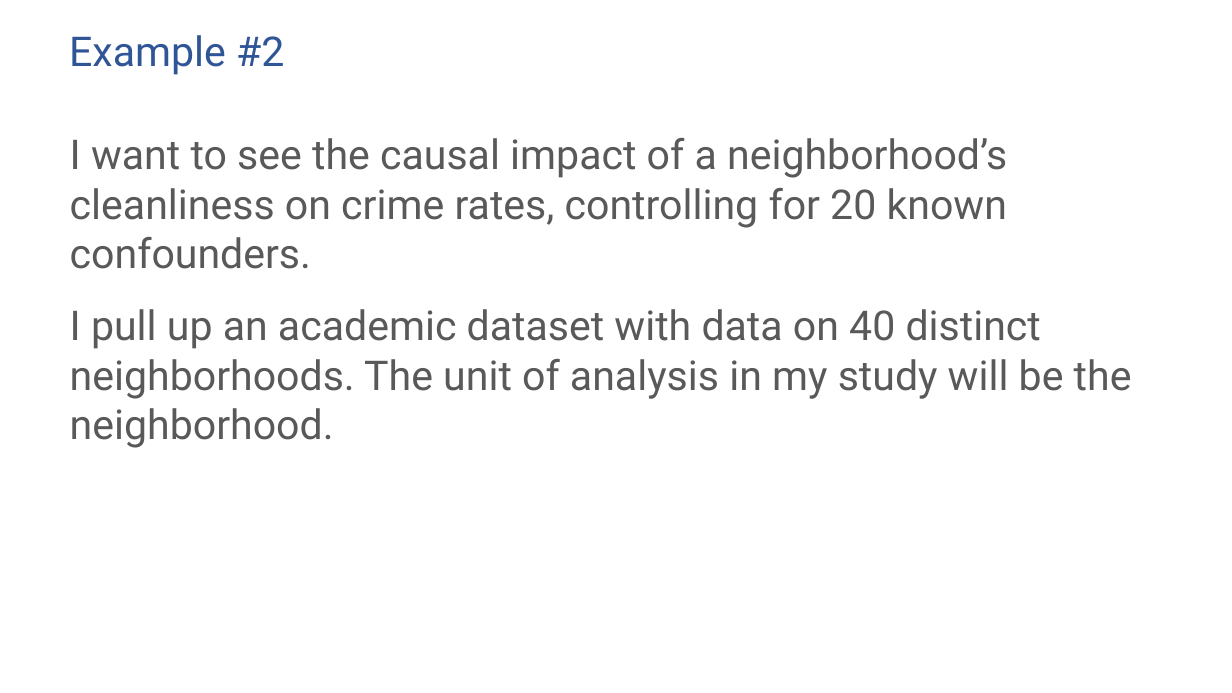
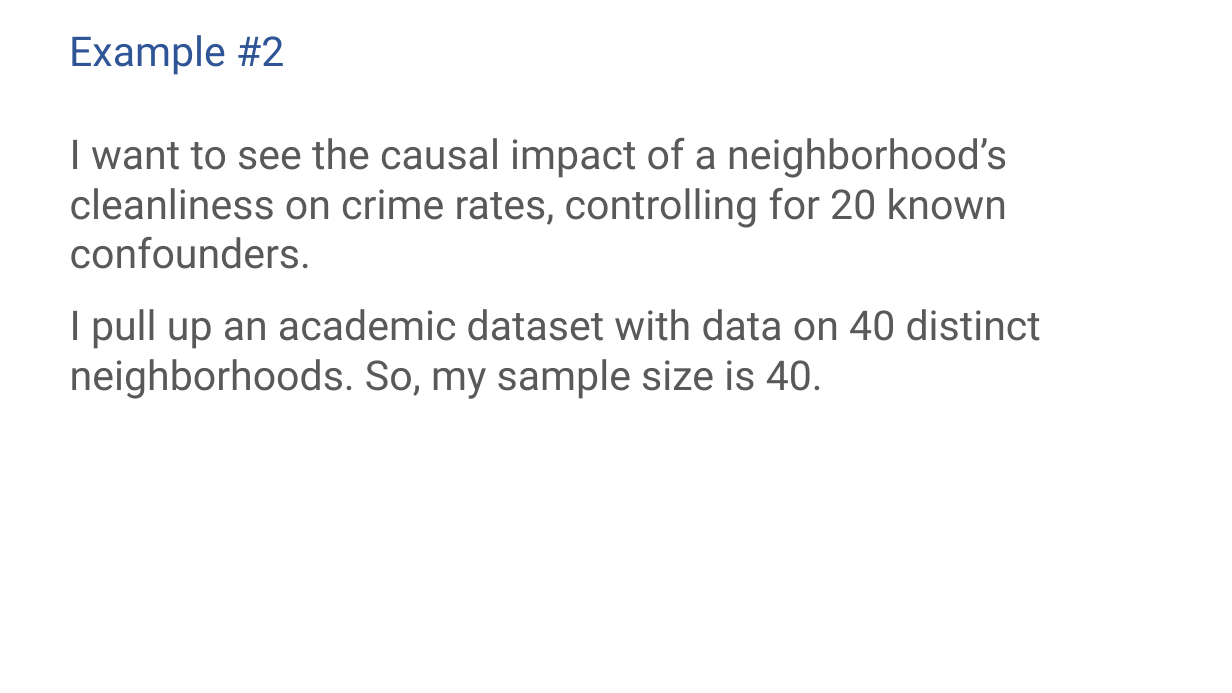
Before and after one commit to ronikobrosly/scipy_2022_causal_inference_tutorial, a slide deck: slide 47 of slides/tutorial_slides.pptx (slide 68 before the commit). Drawn at 1232x693 pixels with LibreOffice and Linux fonts; fonts in the diff are those of the drawing. Boxes give left, top, right and bottom in pixels: in the first picture for what was removed or moved away, otherwise in the second. Text is boxed around its words. In the diff, an @@ line names an element or a change of style, - is before the commit and + after.

```diff
--- a/slides/tutorial_slides.pptx
+++ b/slides/tutorial_slides.pptx
@@ text at (70, 309, 1041, 399): text changed @@
-I pull up an academic dataset with data on 40 distinct neighborhoods. The unit of analysis in my study will be the neighborhood.
+I pull up an academic dataset with data on 40 distinct neighborhoods. So, my sample size is 40.
```
Also in this commit, not shown: 15 other slides changed, 6 slides added, 24 slides removed, 1 other file.
